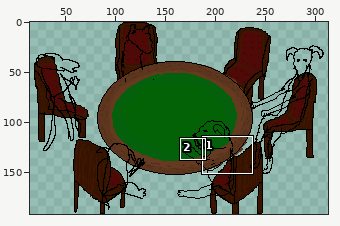
Two versions of one pixel-art file, sprites/dog-poker.aseprite. The picture above shows the old version from afar; the outline marks the close-up.
Close-up. The starting point:
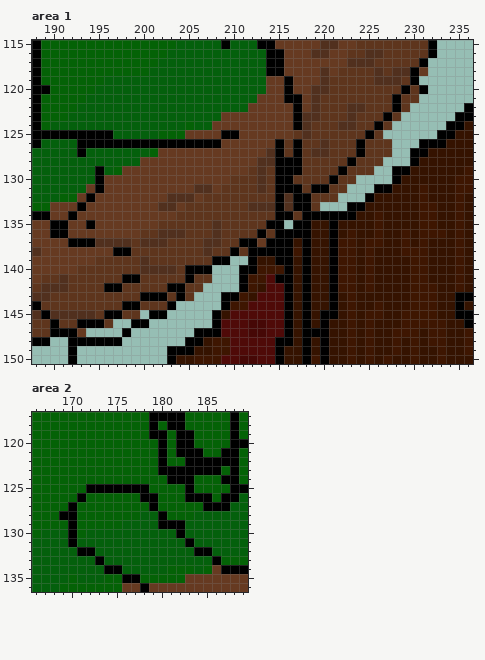
320x192 pixels, 1 frame. Colours within 5 levels of each other are drawn and written as one. Shown: area 1: x 188..236, y 115..150; area 2: x 166..189, y 117..136. The wide view leaves out empty margins. The commit also changed other parts of the picture, which this record leaves out.
And afterwards:
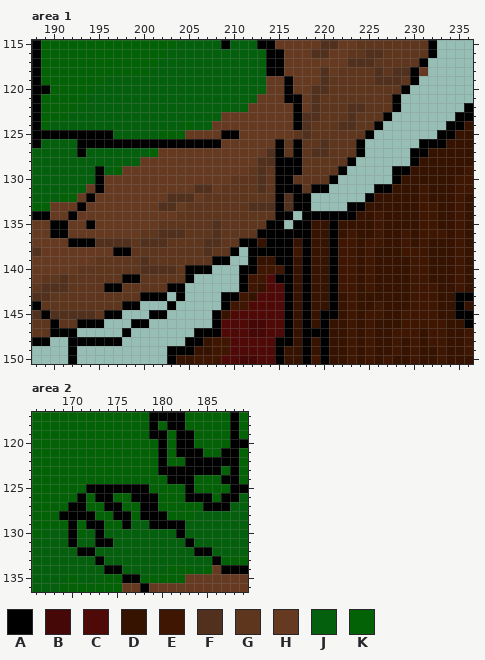
Palette (. is transparent): A #000000  B #460806  C #4f0a08  D #351300  E #3e1601  F #51301e  G #5e351d  H #663a21  J #04600c  K #046206
The edit:
Changed rows in their new state; - is an unchanged pixel.
Area 1, layers "table - detailing", "table - base", "chair - outline":
first column x 193:
120 -------------------------------------..
121 ------------------------------------..-
122 ------------------------------------.--
123 -----------------------------------.---
124 ----------------------------------.----
125 ---------------------------------.-----
126 --------------------------------...----
127 --------------------------------...----
128 -------------------------------...-----
129 ------------------------------...------
130 -----------------------------..--------
131 ----------------------------..---------
132 --------------------------...----------
133 --------------------------.------------
134 ------------------------.--------------
136 ---------------------A-----------------
137 --------------------D------------------
138 ------------------.--------------------
141 -------------..------------------------
142 ------------..-------------------------
143 ----------.-.--------------------------
144 -------...-----------------------------
145 -----..--------------------------------
146 ---.-----------------------------------
147 .--------------------------------------
Area 2, layer "outline - dogs":
first column x 171:
126 --AA--A--
127 A--AA--A-
128 AA--AA-AA
129 -AA--A--A
130 --A------
131 --AA-----
Changed places in both close-ups, as pixel boxes (x1, y1, x2, y2):
changed: (77, 85, 428, 337)
changed: (77, 493, 158, 547)
